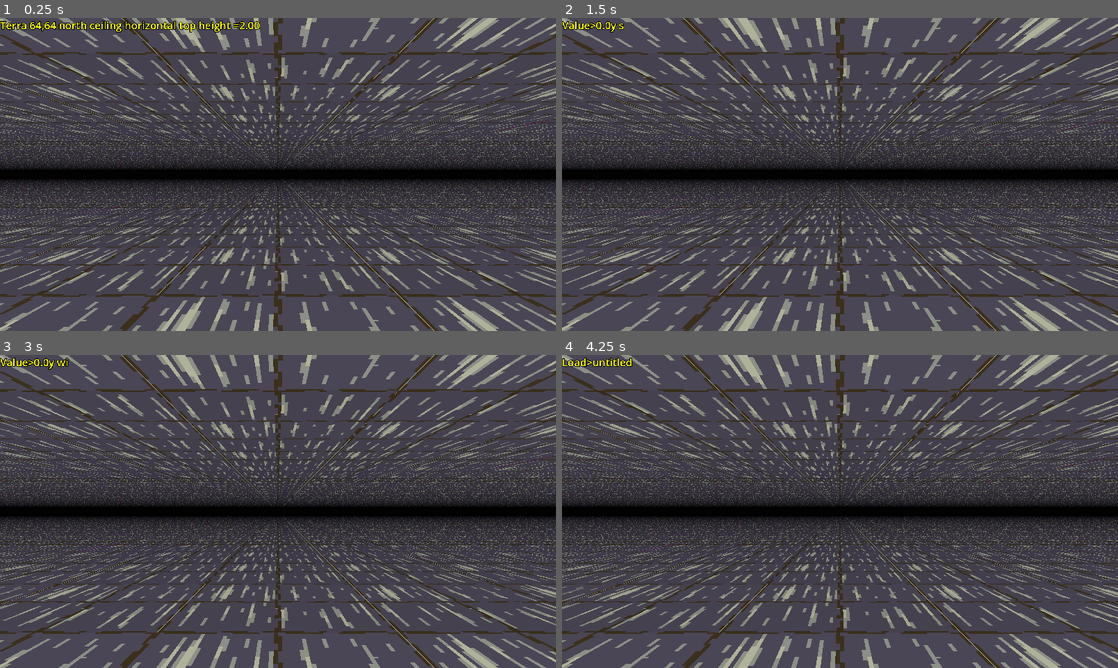
Above: before the commit, frames 1-4 (two rows, left to right).
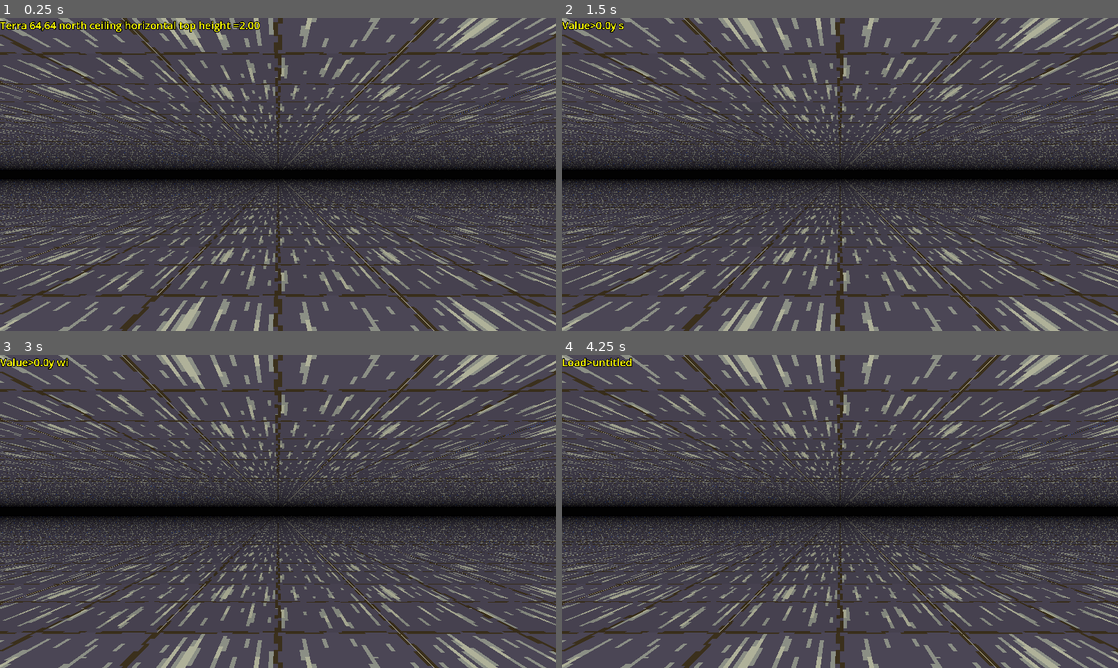
Above: after the commit, the same moments.

Repository: paulguy/3d-dungeon-test
Game: Godot game, scene res://game.tscn
Same seed, same stepped clock (60 frames per second), same inputs: the game is played once before the commit and once after it.
Inputs:
- Up to frame 1 (0.25 s): no input
- Up to frame 2 (1.5 s): tap Enter at 0.5 s; hold L (move prop right) 0.53-1.28 s; tap Y (ceiling) at 0.6 s; tap Space at 1.25 s; hold S (back) from 1.28 s (still down); tap Shift (alternate function) at 1.35 s
- Up to frame 3 (3 s): tap Y (ceiling) at 1.55, 2.1 s; tap Enter at 2 s; release S (back) at 2.03 s; hold L (move prop right) 2.03-2.78 s; tap Space at 2.75 s; hold W (forward) from 2.78 s (still down); tap I (cycle face) at 2.85 s
- Up to frame 4 (4.25 s): tap Y (ceiling) at 3.05, 3.8 s; tap Enter at 3.5 s; release W (forward) at 3.53 s; hold A (strafe left) from 3.53 s (still down); tap U (cycle mesh) at 3.6 s; tap F8 (load) at 4.15 s

The runs differ from the first frame. In frame 1, 0.2% of the frame differs, in the area x 0-100%, y 11-90%; in frame 2, 0.2%; in frame 3, 0.2%; in frame 4, 0.2%.

Commit message:
Redo texture loading.
Change from using a fixed texture strip to separate texture files and a
text description file.  Now built in and external textures can be mixed
and matched and in theory this should be more flexible for some future
features like maybe texture animations.

Diff:
--- a/FileUtilities.gd
+++ b/FileUtilities.gd
@@ -39,7 +39,7 @@
 								  key : StringName,
 								  line : String,
 								  type : int):
-	var parts : PackedStringArray = line.split(' ', true, 1)
+	var parts : PackedStringArray = line.split(' ', false, 1)
 	parts[0] = parts[0].strip_edges()
 	parts[1] = parts[1].strip_edges()
 	var vals : PackedStringArray
@@ -54,6 +54,8 @@
 	if len(parts) == 1:
 		if type == TYPE_BOOL:
 			dict[key] = true
+		elif type == TYPE_STRING:
+			dict[key] = ""
 		return
 
 	match type:
--- a/Prop.gd
+++ b/Prop.gd
@@ -86,14 +86,14 @@
 
 	return "invalid"
 
-static func attachment_string(ceiling_attach : bool) -> String:
-	if ceiling_attach:
+static func attachment_string(val : bool) -> String:
+	if val:
 		return "ceiling"
 
 	return "floor"
 
-static func horizontal_mode_string(horizontal_mode : bool) -> String:
-	if horizontal_mode:
+static func horizontal_mode_string(val : bool) -> String:
+	if val:
 		return "flat"
 
 	return "standing"
--- /dev/null
+++ b/TexDef.gd
@@ -0,0 +1,8 @@
+extends Object
+class_name TexDef
+
+var texnames : Array[String]
+var anim_speed : float = 0.0
+
+func _init(texname : String):
+	texnames = [texname]
--- /dev/null
+++ b/TexDefs.gd
@@ -0,0 +1,13 @@
+extends RefCounted
+class_name TexDefs
+
+var width : int = 0
+var texdefs : Array[TexDef] = []
+
+func _notification(what: int) -> void:
+	if what == NOTIFICATION_PREDELETE:
+		for texdef in texdefs:
+			texdef.free()
+
+func append(texdef : TexDef):
+	texdefs.append(texdef)
--- a/game.gd
+++ b/game.gd
@@ -39,7 +39,6 @@
 var fog_power : float = 0.5
 var fog_color : Color = Color(0.0, 0.0, 0.0)
 var depth : int
-var textures : String = "textures"
 
 const CHANGE_SPEEDS : Array[Array] = [
 	[0.01, 0.1, 1.0],
@@ -585,10 +584,6 @@
 	if err != Error.OK:
 		return err
 
-	err = FileUtilities.write_line(writer, ("textures %s" % textures))
-	if err != Error.OK:
-		return err
-
 	err = writer.close_file()
 	if err != Error.OK:
 		return err
@@ -654,7 +649,6 @@
 		FileUtilities.update_dict_from_line(info, &'fog_color', line, TYPE_COLOR)
 		FileUtilities.update_dict_from_line(info, &'fog_power', line, TYPE_FLOAT)
 		FileUtilities.update_dict_from_line(info, &'eye_height', line, TYPE_FLOAT)
-		FileUtilities.update_dict_from_line(info, &'textures', line, TYPE_STRING)
 
 	if (&'version' not in info or info[&'version'] != MAP_VERSION) or \
 	   (&'size' not in info):
@@ -662,6 +656,10 @@
 
 	mapsize = info[&'size']
 	if mapsize.x < 1 or mapsize.y < 1:
+		return Error.ERR_FILE_UNRECOGNIZED
+
+	if not terrain.set_textures(reader, mapname):
+		terrain.discard_staged()
 		return Error.ERR_FILE_UNRECOGNIZED
 
 	err = terrain.load_map(reader, mapsize)
@@ -694,8 +692,6 @@
 	if &'fog_color' in info:
 		fog_color = info[&'fog_color']
 		set_fog_color()
-	if &'textures' in info:
-		terrain.set_texture(info[&'textures'], reader, mapname)
 
 	reader.close()
 
@@ -1219,10 +1215,9 @@
 	scan_props()
 	set_prop_defs([respropdefs, userpropdefs])
 
-	terrain.set_texture(textures)
 	var view_positions : Array[Vector2i] = terrain.set_view(MAX_DEPTH, $'Camera3D'.fov)
 	depth = MAX_DEPTH
-	terrain.init_empty_world(Vector2i(world_width, world_height))
+	terrain.init_default_world(Vector2i(world_width, world_height))
 	terrain.set_eye_height(eye_height)
 	set_fog_color()
 	set_fog_power()
--- a/terrain map.gd
+++ b/terrain map.gd
@@ -1,6 +1,4 @@
 extends Node3D
-
-const DEFAULT_TEXTURES : String = "res://textures.png"
 
 const MAP_LAYERS : Array[StringName] = [
 	&'face_heights',
@@ -23,9 +21,15 @@
 const MINIMUM_HUE : float = 0.0001
 const PARAM_MIN : Array[float] = [-1.79769e308, MINIMUM_HUE, 0.0, 0.0]
 
+const DEFAULT_TEX_PATH : String = "textures"
+const DEFAULT_TEX_FILE : String = "textures.txt"
+
 var dims : Vector2i = Vector2i.ZERO
 var images : Dictionary[StringName, Image]
 var staging_images : Dictionary[StringName, Image]
+var staging_texture
+var texdefs : TexDefs
+var staging_texdefs
 var clear_color : Dictionary[StringName, Color] = {
 	&'face_heights': Color(2.0, 1.0, 0.0, -1.0),
 	&'face_offsets': Color(0.0, 0.0, 0.0, 0.0),
@@ -134,35 +138,99 @@
 			c_ew_bias.b = c_ew_bias.a + ((c_ew_bias.b - c_ew_bias.a) * ((heights.r - heights.g) / (heights.g - w_height.g)))
 			_ceiling_east_west_biases.set_pixel(x, y, c_ew_bias)
 
-func init_empty_world(dimensions : Vector2i):
+func read_tex_defs(texdefstr : String, reader = null) -> TexDefs:
+	var new_texdefs : TexDefs = TexDefs.new()
+
+	var info : Dictionary[StringName, Variant] = {}
+
+	for line in texdefstr.split('\n', false):
+		FileUtilities.update_dict_from_line(info, &'width', line, TYPE_INT)
+		FileUtilities.update_dict_from_line(info, &'texture', line, TYPE_STRING)
+		# TODO: Animations?
+
+		if new_texdefs.width <= 0 and &'width' in info:
+			new_texdefs.width = info[&'width']
+
+		if &'texture' in info:
+			if new_texdefs.width <= 0:
+				return TexDefs.new()
+
+			var texpath : String = DEFAULT_TEX_PATH.path_join(info[&'texture'])
+			var restexpath : String = "res://%s" % texpath
+
+			if reader != null and reader.file_exists(texpath):
+				# texture from ZIP
+				new_texdefs.append(TexDef.new(texpath))
+			elif FileAccess.file_exists(restexpath):
+				# texture from built in resources
+				new_texdefs.append(TexDef.new(restexpath))
+				# TODO: Textures from user dir
+			else:
+				# texture not found
+				return TexDefs.new()
+
+			info.erase(&'texture')
+
+	return new_texdefs
+
+func set_textures(reader = null, mapname = null) -> bool:
+	var texdefstr : String
+
+	var texdefpath : String = DEFAULT_TEX_PATH.path_join(DEFAULT_TEX_FILE)
+
+	if reader == null or not reader.file_exists(texdefpath):
+		# don't check for errors, if the defualt is missing, something is broken
+		var infile : FileAccess = FileAccess.open("res://%s" % texdefpath, FileAccess.READ)
+		texdefstr = infile.get_as_text()
+		infile.close()
+	else:
+		texdefstr = reader.read_file(texdefpath).get_string_from_utf8()
+
+	staging_texdefs = read_tex_defs(texdefstr)
+	if staging_texdefs.width <= 0 or len(staging_texdefs.texdefs) == 0:
+		return false
+
+	var teximages : Array[Image] = []
+	var totalheight : int = 0
+
+	for texdef in staging_texdefs.texdefs:
+		var image : Image = Image.new()
+
+		var texfilename : String = texdef.texnames[0]
+
+		if texfilename.begins_with("res://") or texfilename.begins_with("user://"):
+			image.load_png_from_buffer(FileAccess.get_file_as_bytes(texdef.texnames[0]))
+		else:
+			image.load_png_from_buffer(reader.read_file(texdef.texnames[0]))
+
+		if image.get_width() != staging_texdefs.width:
+			return false
+
+		teximages.append(image)
+		totalheight += image.get_height()
+
+	staging_texture = Image.create_empty(staging_texdefs.width, totalheight, true, Image.FORMAT_RGBA8)
+
+	var cur_y : int = 0
+	for image in teximages:
+		image.generate_mipmaps()
+		staging_texture.blit_rect(image,
+								  Rect2i(Vector2i.ZERO, image.get_size()),
+								  Vector2i(0, cur_y))
+		cur_y += image.get_height()
+
+	return true
+
+func init_default_world(dimensions : Vector2i):
+	set_textures()
+	texdefs = staging_texdefs
+	staging_texdefs = null
+	terrain.set_texture(ImageTexture.create_from_image(staging_texture))
+	staging_texture = null
+
 	dims = dimensions
 	for layer in MAP_LAYERS:
 		init_clear_texture(layer)
-
-func set_texture(texturename, reader = null, mapname = null):
-	var filename : String = "%s.png" % texturename
-	var image : Image = Image.new()
-	var err : Error
-
-	if reader != null:
-		if reader.file_exists(filename):
-			err = image.load_png_from_buffer(reader.read_file(filename))
-			if err != Error.OK:
-				# just continue...
-				print_debug("File %s exists in %s.zip but failed to load!" % [filename, mapname])
-				image = Image.new()
-
-		if image.get_data_size() == 0:
-			var modname : String = "user://mods".path_join(mapname).path_join(filename)
-			if FileAccess.file_exists(modname):
-				err = image.load(modname)
-				if err != Error.OK:
-					image = Image.new()
-
-	if image.get_data_size() == 0:
-		terrain.set_texture(load("res://".path_join(filename)))
-	else:
-		terrain.set_texture(ImageTexture.create_from_image(image))
 
 func set_view(depth, fov):
 	return terrain.set_view(depth, fov)
@@ -373,6 +441,26 @@
 	var image : Image = images[imagename]
 	return image.get_pixelv(pos)[lookup_offset(mesh, face, dir, topbottom, MapParameters.HUE)] < 0.0
 
+func write_tex_defs(writer : ZIPPacker) -> Error:
+	var err : Error = writer.start_file(DEFAULT_TEX_PATH.path_join(DEFAULT_TEX_FILE))
+	if err != Error.OK:
+		return err
+
+	err = FileUtilities.write_line(writer, ("width %d" % texdefs.width))
+	if err != Error.OK:
+		return err
+
+	for texdef in texdefs.texdefs:
+		err = FileUtilities.write_line(writer, ("texture %s" % texdef.texnames[0].get_file()))
+		if err != Error.OK:
+			return err
+
+	err = writer.close_file()
+	if err != Error.OK:
+		return err
+
+	return Error.OK
+
 func write_image(writer : ZIPPacker, layername : StringName) -> Error:
 	var err : Error = writer.start_file("%s.bin" % layername)
 	if err != Error.OK:
@@ -390,6 +478,10 @@
 
 func save_map(writer : ZIPPacker) -> Error:
 	var err : Error
+
+	err = write_tex_defs(writer)
+	if err != Error.OK:
+		return err
 
 	for layer in MAP_LAYERS:
 		err = write_image(writer, layer)
@@ -422,9 +514,17 @@
 	return Error.OK
 
 func apply_staged():
+	texdefs = staging_texdefs
+	staging_texdefs = null
+	terrain.set_texture(ImageTexture.create_from_image(staging_texture))
+	staging_texture = null
+
 	images = staging_images
 	for layer in MAP_LAYERS:
 		terrain.set_image(layer, images[layer])
+	staging_images = {}
 
 func discard_staged():
+	staging_texdefs = null
+	staging_texture = null
 	staging_images = {}
--- a/terrain multimesh.gdshader
+++ b/terrain multimesh.gdshader
@@ -169,7 +169,7 @@
 		}
 	}
 
-	if(UV2.r >= 0.0) {
+	if(UV2.x >= 0.0) {
 		/* Only apply fog to non-sky surfaces. */
 		float fog_ratio = pow(-world_pos.y / (depth + 1.0), fog_power);
 
@@ -318,7 +318,7 @@
 	color.r = pow(color.r, COLOR.a + 1.0);
 	color.g = pow(color.g, COLOR.a + 1.0);
 	color.b = pow(color.b, COLOR.a + 1.0);
-	ALBEDO = (color - (UV2.r / 2.0)) * COLOR.rgb;
+	ALBEDO = (color - (COLOR.a / 2.0)) * COLOR.rgb;
 	//ALBEDO = vec3(UV, 1.0) * COLOR.rgb;
 }
 
Not shown, added: TexDef.gd.uid
Not shown, added: TexDefs.gd.uid
Binary file removed: textures.png
Binary file added: textures/carpet.png
Not shown, added: textures/carpet.png.import
Binary file added: textures/cobblestone.png
Not shown, added: textures/cobblestone.png.import
Binary file added: textures/dirt.png
Not shown, added: textures/dirt.png.import
Binary file added: textures/drop-ceiling-light.png
Not shown, added: textures/drop-ceiling-light.png.import
Binary file added: textures/drop-ceiling.png
(and 19 more such lines)
